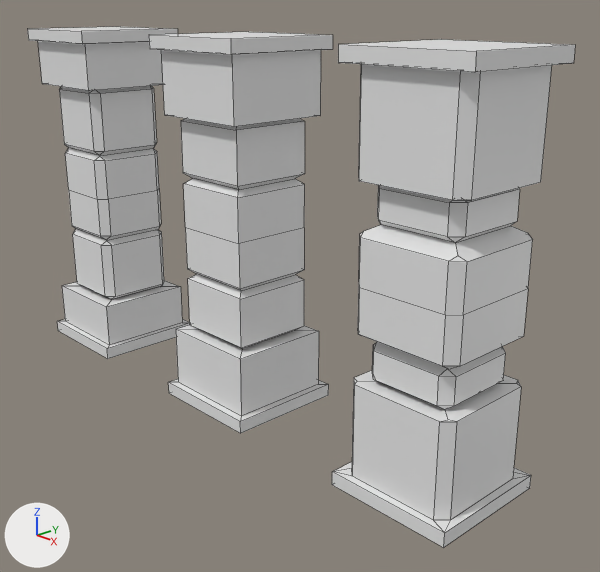
What one commit did to the Blender file modular-dungeon.blend.
Rendered twice from a 50 mm camera at (5.09, -4.17, 3.24) aimed at (0.42, 0.22, 1.05). Lighting does not change. The marker at lower left points along +X, +Y and +Z. Mesh edges are drawn as thin lines.

The scene before the commit, as lines of its bpy script (objects in view):
```python
me_cube_003 = bpy.data.meshes.new('Cube.003')
me_cube_003.from_pydata(...)  # 40 vertices, 37 faces; spans x -2.11..2.11, y -2.11..2.11, z -2.25..0.0
me_cube_004 = bpy.data.meshes.new('Cube.004')
me_cube_004.from_pydata(...)  # 68 vertices, 57 faces; spans x -2.11..2.11, y -2.11..2.11, z -2.25..0.0
me_cube_005 = bpy.data.meshes.new('Cube.005')
me_cube_005.from_pydata(...)  # 84 vertices, 69 faces; spans x -2.11..2.11, y -2.11..2.11, z -2.25..0.0
ob_pillar_a = bpy.data.objects.new('Pillar A', me_cube_004)
ob_pillar_a.location = (-2.0, 0.0, 1.5)
ob_pillar_a.scale = (0.233, 0.233, 0.667)
_m = ob_pillar_a.modifiers.new('Mirror', 'MIRROR')
_m.use_axis = (False, False, True)
_m.use_clip = True
ob_pillar_b = bpy.data.objects.new('Pillar B', me_cube_003)
ob_pillar_b.location = (0.0, 0.0, 1.5)
ob_pillar_b.scale = (0.233, 0.233, 0.667)
_m = ob_pillar_b.modifiers.new('Mirror', 'MIRROR')
_m.use_axis = (False, False, True)
_m.use_clip = True
ob_pillar_c = bpy.data.objects.new('Pillar C', me_cube_005)
ob_pillar_c.location = (2.0, 0.0, 1.5)
ob_pillar_c.scale = (0.233, 0.233, 0.667)
_m = ob_pillar_c.modifiers.new('Mirror', 'MIRROR')
_m.use_axis = (False, False, True)
_m.use_clip = True
```
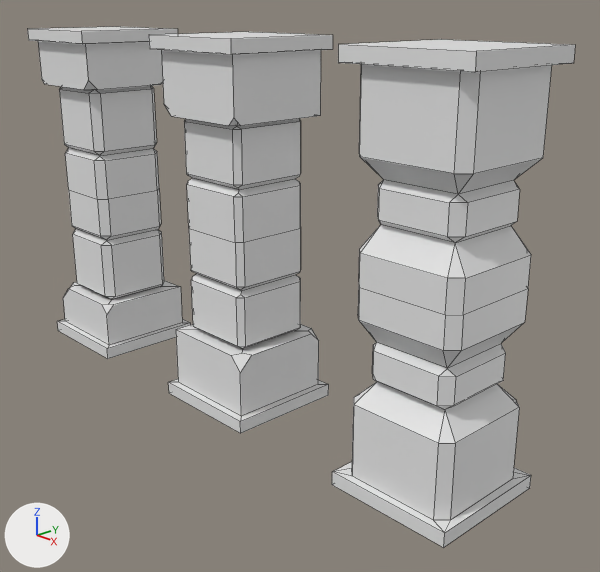
Commit message: Bevel some detail into the pillar models

Where the newer file only moved an object's origin or applied its transform, the numbers keep the older frame.

What changed in the scene script:
```text
Change me_cube_003:
    used by ob_pillar_b; location = (0.0, 0.0, 1.5); scale = (0.233, 0.233, 0.667)
    remove me_cube_003.from_pydata(...)  # 40 vertices, 37 faces; spans x -2.11..2.11, y -2.11..2.11, z -2.25..0.0
    add me_cube_003.from_pydata(...)  # 146 vertices, 120 faces; spans x -0.49..0.49, y -0.49..0.49, z -1.5..1.5
    me_cube_003 part 3: 40 vertices removed from x -2.11..2.11, y -2.11..2.11, z -2.25..0.0; 146 vertices added at x -0.49..0.49, y -0.49..0.49, z -1.5..1.5
Change me_cube_004:
    used by ob_pillar_a; location = (-2.0, 0.0, 1.5); scale = (0.233, 0.233, 0.667)
    remove me_cube_004.from_pydata(...)  # 68 vertices, 57 faces; spans x -2.11..2.11, y -2.11..2.11, z -2.25..0.0
    add me_cube_004.from_pydata(...)  # 146 vertices, 120 faces; spans x -2.11..2.11, y -2.11..2.11, z -2.25..2.25
    me_cube_004 part 1: 72 vertices added at x -2.11..2.11, y -2.11..2.11, z 0.54..2.25
    me_cube_004 part 2: 2 vertices removed from x -1.84..1.84, y -1.84, z -1.51; 8 vertices added at x -1.84..1.84, y -1.84..-1.29, z -1.7..-1.51
Change me_cube_005:
    used by ob_pillar_c; location = (2.0, 0.0, 1.5); scale = (0.233, 0.233, 0.667)
    remove me_cube_005.from_pydata(...)  # 84 vertices, 69 faces; spans x -2.11..2.11, y -2.11..2.11, z -2.25..0.0
    add me_cube_005.from_pydata(...)  # 144 vertices, 138 faces; spans x -2.11..2.11, y -2.11..2.11, z -2.25..2.25
    me_cube_005 part 4: 8 vertices moved from x -1.79..1.79, y -1.79..1.79, z -0.54..-0.49 to x -1.79..1.79, y -1.79..1.79, z -0.6..0.34; 17 vertices removed from x -1.84..1.84, y -1.84..1.84, z -1.04..-0.49; 77 vertices added at x -2.11..2.11, y -2.11..2.11, z -1.26..2.25
Change ob_pillar_b:
    ob_pillar_b.scale: (0.233, 0.233, 0.667) -> (1.0, 1.0, 1.0)
    remove _m = ob_pillar_b.modifiers.new('Mirror', 'MIRROR')
    remove _m.use_axis = (False, False, True)
    remove _m.use_clip = True
Change ob_pillar_a:
    remove _m = ob_pillar_a.modifiers.new('Mirror', 'MIRROR')
    remove _m.use_axis = (False, False, True)
    remove _m.use_clip = True
Change ob_pillar_c:
    remove _m = ob_pillar_c.modifiers.new('Mirror', 'MIRROR')
    remove _m.use_axis = (False, False, True)
    remove _m.use_clip = True
```

Boxes (x1, y1, x2, y2) around the edits, measured in the pictures (600 x 572 px):
'Pillar C', reshaped, modifiers changed: (332, 39, 575, 547) in both
'Pillar B', reshaped, rescaled, modifiers changed: (149, 32, 333, 433) in both
'Pillar A', reshaped, modifiers changed: before (28, 27, 190, 359); after (28, 27, 191, 359)
part 1 of me_cube_004, added: after (28, 27, 178, 199)
part 2 of me_cube_004, built on: before (38, 41, 182, 345); after (63, 282, 182, 345)
part 4 of me_cube_005, built on: (352, 152, 543, 495) in both
